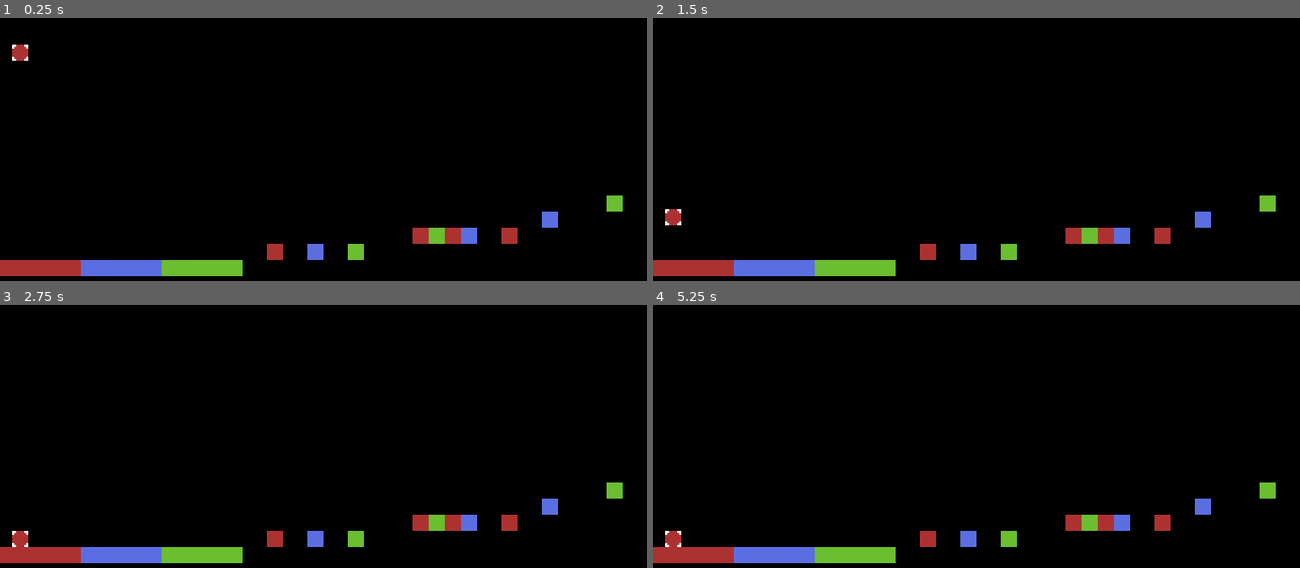
Above: before the commit, frames 1-4 (two rows, left to right).
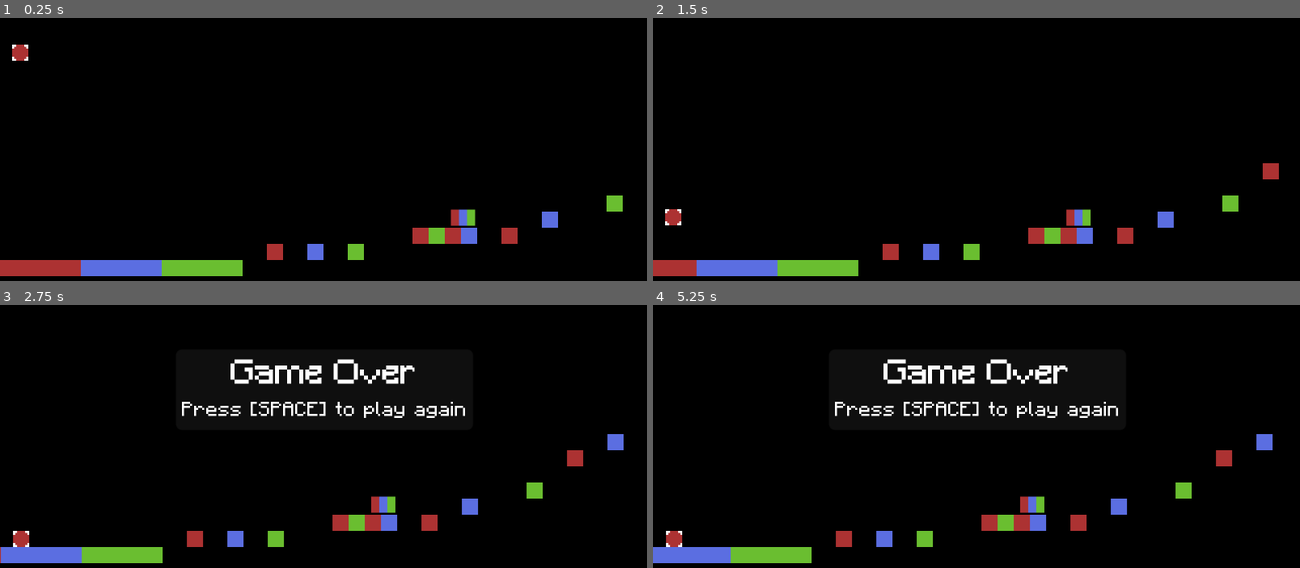
Above: after the commit, the same moments.

Repository: AtlasWongy/pandora-escape
Game: Godot game, scene res://levels/stage1/stage1.tscn
Two runs of this game, one before a commit and one after it. Both use one fixed random seed, a clock stepped at 60 frames per second and the inputs below.
Inputs:
- Up to frame 1 (0.25 s): no input
- Up to frame 2 (1.5 s): tap Enter (ui_accept) at 0.5, 0.77 s; hold Left (change_color) 0.53-1.28 s; tap Space at 1.35 s
- Up to frame 3 (2.75 s): tap Enter (ui_accept) at 1.52 s; hold Left (change_color) from 2.03 s (still down)
- Up to frame 4 (5.25 s): tap Enter (ui_accept) at 2.75, 3.02, 3.77, 4.52 s; release Left (change_color) at 2.78 s; tap Space at 2.85, 4.35 s; hold Left (change_color) 3.53-4.28 s; hold Left (change_color) from 5.03 s (still down)

The runs differ from the first frame. In frame 1, 0.2% of the frame differs, in the area x 69-74%, y 72-80%; in frame 2, 3.8%; in frame 3, 7.5%; in frame 4, 7.5%, in the area x 0-97%, y 20-99%.

Commit message:
Win Zone in progress

Diff:
--- a/levels/stage1/stage1.tscn
+++ b/levels/stage1/stage1.tscn
@@ -1,10 +1,12 @@
-[gd_scene load_steps=11 format=4 uid="uid://bu5bdjip03gq"]
+[gd_scene load_steps=13 format=4 uid="uid://bu5bdjip03gq"]
 
 [ext_resource type="Texture2D" uid="uid://1gr2uillnhd6" path="res://assets/background.png" id="1_ig7tw"]
 [ext_resource type="PackedScene" uid="uid://bh4vmu4uysfo3" path="res://player/player.tscn" id="2_0xm2m"]
 [ext_resource type="Texture2D" uid="uid://w6jflh7k00ju" path="res://assets/platform_tile.png" id="2_h2yge"]
 [ext_resource type="Script" uid="uid://cp4avl7kl6wm3" path="res://levels/deathzone/deathzone.gd" id="4_1bvp3"]
 [ext_resource type="Script" uid="uid://djtop2q3lnqt1" path="res://ui/canvas_ui.gd" id="5_lquwl"]
+[ext_resource type="Script" uid="uid://ct6vrcv71a6cs" path="res://levels/move_speed_trigger/move_speed_trigger.gd" id="6_1jrwf"]
+[ext_resource type="PackedScene" uid="uid://bkbhd6wnl2iad" path="res://levels/winzone/winzone.tscn" id="7_1jrwf"]
 [ext_resource type="Script" uid="uid://bfdws66ryeqbp" path="res://levels/camera/camera.gd" id="7_lu1pw"]
 
 [sub_resource type="TileSetAtlasSource" id="TileSetAtlasSource_1bvp3"]
@@ -51,7 +53,7 @@
 coyote_time = 0.1
 
 [node name="TileMapLayer" type="TileMapLayer" parent="."]
-tile_map_data = PackedByteArray("AAAAABUAAQAAAAAAAAABABUAAQA …(1903 unchanged characters)… ACAAAAAADuAAkAAQAAAAAAAADvAAkAAQAAAAAAAABRAA4AAQACAAAAAABRAA0AAQACAAAAAABRAAwAAQACAAAAAAA=")
+tile_map_data = PackedByteArray("AAAAABUAAQAAAAAAAAABABUAAQA …(1903 unchanged characters)… ACAAAAAADuAAkAAQAAAAAAAADvAAkAAQAAAAAAAAA=")
 tile_set = SubResource("TileSet_lquwl")
 
 [node name="DeathZone" type="Area2D" parent="."]
@@ -70,6 +72,7 @@
 position = Vector2(10, 164)
 collision_layer = 2
 collision_mask = 2
+script = ExtResource("6_1jrwf")
 
 [node name="MoveSpeedTriggerAreaShape" type="CollisionShape2D" parent="MoveSpeedTriggerArea"]
 position = Vector2(0, 1.25)
@@ -79,3 +82,6 @@
 offset = Vector2(160, 90)
 script = ExtResource("7_lu1pw")
 player = NodePath("../Player")
+
+[node name="Winzone" parent="." instance=ExtResource("7_1jrwf")]
+position = Vector2(229, 147)
--- /dev/null
+++ b/levels/winzone/winzone.gd
@@ -0,0 +1,9 @@
+extends Area2D
+class_name Winzone
+
+func _ready() -> void:
+	self.body_entered.connect(_on_body_shape_entered)
+
+func _on_body_shape_entered(_body: Node2D) -> void:
+	SignalBus.player_won.emit()
+	return
--- /dev/null
+++ b/levels/winzone/winzone.tscn
@@ -0,0 +1,16 @@
+[gd_scene load_steps=4 format=3 uid="uid://bkbhd6wnl2iad"]
+
+[ext_resource type="Texture2D" uid="uid://w6jflh7k00ju" path="res://assets/platform_tile.png" id="1_d3nfu"]
+[ext_resource type="Script" uid="uid://dv2gytgc2j10b" path="res://levels/winzone/winzone.gd" id="1_tamb0"]
+
+[sub_resource type="RectangleShape2D" id="RectangleShape2D_tamb0"]
+size = Vector2(12, 8)
+
+[node name="Winzone" type="Area2D"]
+script = ExtResource("1_tamb0")
+
+[node name="CollisionShape2D" type="CollisionShape2D" parent="."]
+shape = SubResource("RectangleShape2D_tamb0")
+
+[node name="Sprite2D" type="Sprite2D" parent="."]
+texture = ExtResource("1_d3nfu")
--- a/singletons/game_manager.gd
+++ b/singletons/game_manager.gd
@@ -1,17 +1,24 @@
 extends Node
 
-enum GameState {GAME_RUNNING, GAME_OVER}
+enum GameState {GAME_RUNNING, GAME_OVER, GAME_WON}
 
 var current_game_state: GameState
 
 func _ready() -> void:
 	SignalBus.player_died.connect(_on_player_death)
+	SignalBus.player_won.connect(_on_player_won)
 	SignalBus.level_restarted.connect(_on_level_restart)
 
 func _on_player_death() -> void:
 	get_tree().paused = true
+	current_game_state = GameState.GAME_OVER
+
 	SignalBus.game_over_screen_appeared.emit()
-	current_game_state = GameState.GAME_OVER
+
+func _on_player_won() -> void:
+	get_tree().paused = true
+	SignalBus.game_over_screen_appeared.emit()
+	current_game_state = GameState.GAME_WON
 
 func _on_level_restart() -> void:
 	get_tree().reload_current_scene()
--- a/singletons/signal_bus.gd
+++ b/singletons/signal_bus.gd
@@ -1,5 +1,6 @@
 extends Node
 
 signal player_died()
+signal player_won()
 signal game_over_screen_appeared()
 signal level_restarted()
--- a/ui/canvas_ui.gd
+++ b/ui/canvas_ui.gd
@@ -15,6 +15,5 @@
 		SignalBus.level_restarted.emit()
 
 func _on_game_over_screen_appear() -> void:
-	print("Yo........")
-	var game_over_screen_scene = game_over_screen.instantiate()
+	var game_over_screen_scene:GameOverPanel = game_over_screen.instantiate()
 	add_child(game_over_screen_scene)
--- /dev/null
+++ b/ui/game_finished_message.tres
@@ -0,0 +1,9 @@
+[gd_resource type="Resource" script_class="GameOverPanelResource" load_steps=2 format=3 uid="uid://c2tuluq2nagsh"]
+
+[ext_resource type="Script" uid="uid://2tpctwgc1koi" path="res://ui/game_over_panel_resource.gd" id="1_dcfnq"]
+
+[resource]
+script = ExtResource("1_dcfnq")
+GameOverTitle = "Level Completed!!"
+GameOverSubtitle = "Press [SPACE] to play again"
+metadata/_custom_type_script = "uid://2tpctwgc1koi"
--- /dev/null
+++ b/ui/game_over_message.tres
@@ -0,0 +1,9 @@
+[gd_resource type="Resource" script_class="GameOverPanelResource" load_steps=2 format=3 uid="uid://bjelwnkaghxwd"]
+
+[ext_resource type="Script" uid="uid://2tpctwgc1koi" path="res://ui/game_over_panel_resource.gd" id="1_qts1y"]
+
+[resource]
+script = ExtResource("1_qts1y")
+GameOverTitle = "Game Over"
+GameOverSubtitle = "Press [SPACE] to play again"
+metadata/_custom_type_script = "uid://2tpctwgc1koi"
--- a/ui/game_over_panel.gd
+++ b/ui/game_over_panel.gd
@@ -1,11 +1,25 @@
 class_name GameOverPanel
 extends PanelContainer
 
-@onready var game_over_label = $"GameOverVerticalBox/GameOverLabel"
-@onready var play_again_label = $"GameOverVerticalBox/PlayAgainLabel"
+@onready var game_over_label:RichTextLabel = $"GameOverVerticalBox/GameOverLabel"
+@onready var play_again_label:RichTextLabel = $"GameOverVerticalBox/PlayAgainLabel"
 
 @export var game_over_message_resource: Resource
+@export var game_finished_message_resource: Resource
 
 func _ready() -> void:
-    # connect signals
-    return
+	set_game_over_label()
+	set_play_again_label()
+
+func set_game_over_label() -> void:
+	if GameManager.current_game_state == GameManager.GameState.GAME_OVER:
+		print("Hello?")
+		game_over_label.append_text("[center]" + game_over_message_resource.GameOverTitle + "[/center]")
+	elif GameManager.current_game_state == GameManager.GameState.GAME_WON:
+		game_over_label.append_text("[center]" + game_finished_message_resource.GameOverTitle + ["center"])
+
+func set_play_again_label() -> void:
+	if GameManager.current_game_state == GameManager.GameState.GAME_OVER:
+		play_again_label.append_text("[center]" + game_over_message_resource.GameOverSubtitle + "[/center]")
+	elif GameManager.current_game_state == GameManager.GameState.GAME_WON:
+		play_again_label.append_text("[center]" + game_over_message_resource.GameOverSubtitle + "[/center]")
--- a/ui/game_over_panel.tscn
+++ b/ui/game_over_panel.tscn
@@ -1,7 +1,10 @@
-[gd_scene load_steps=3 format=3 uid="uid://0tecf6y2kigu"]
+[gd_scene load_steps=6 format=3 uid="uid://0tecf6y2kigu"]
 
 [ext_resource type="FontFile" uid="uid://bnn78rpe3h4lb" path="res://ui/minecraft.ttf" id="1_7x0hf"]
+[ext_resource type="Script" uid="uid://djwqbkhb702nr" path="res://ui/game_over_panel.gd" id="1_bkfim"]
+[ext_resource type="Resource" uid="uid://bjelwnkaghxwd" path="res://ui/game_over_message.tres" id="2_008qf"]
 [ext_resource type="FontFile" uid="uid://bhtxw21syitd4" path="res://ui/fonts/macs_minecraft/mac's Minecraft.ttf" id="2_o6xc2"]
+[ext_resource type="Resource" uid="uid://c2tuluq2nagsh" path="res://ui/game_finished_message.tres" id="3_7xbmh"]
 
 [node name="GameOverPanel" type="PanelContainer"]
 anchors_preset = 8
@@ -15,6 +18,9 @@
 offset_bottom = 20.0
 grow_horizontal = 2
 grow_vertical = 2
+script = ExtResource("1_bkfim")
+game_over_message_resource = ExtResource("2_008qf")
+game_finished_message_resource = ExtResource("3_7xbmh")
 
 [node name="GameOverVerticalBox" type="VBoxContainer" parent="."]
 layout_mode = 2
@@ -24,7 +30,6 @@
 layout_mode = 2
 theme_override_fonts/normal_font = ExtResource("1_7x0hf")
 bbcode_enabled = true
-text = "[center]Game Over[/center]"
 fit_content = true
 autowrap_mode = 2
 
@@ -33,5 +38,4 @@
 theme_override_fonts/normal_font = ExtResource("2_o6xc2")
 theme_override_font_sizes/normal_font_size = 8
 bbcode_enabled = true
-text = "[center]Press [SPACE] to play again[/center]"
 fit_content = true
Not shown, added: levels/winzone/winzone.gd.uid
